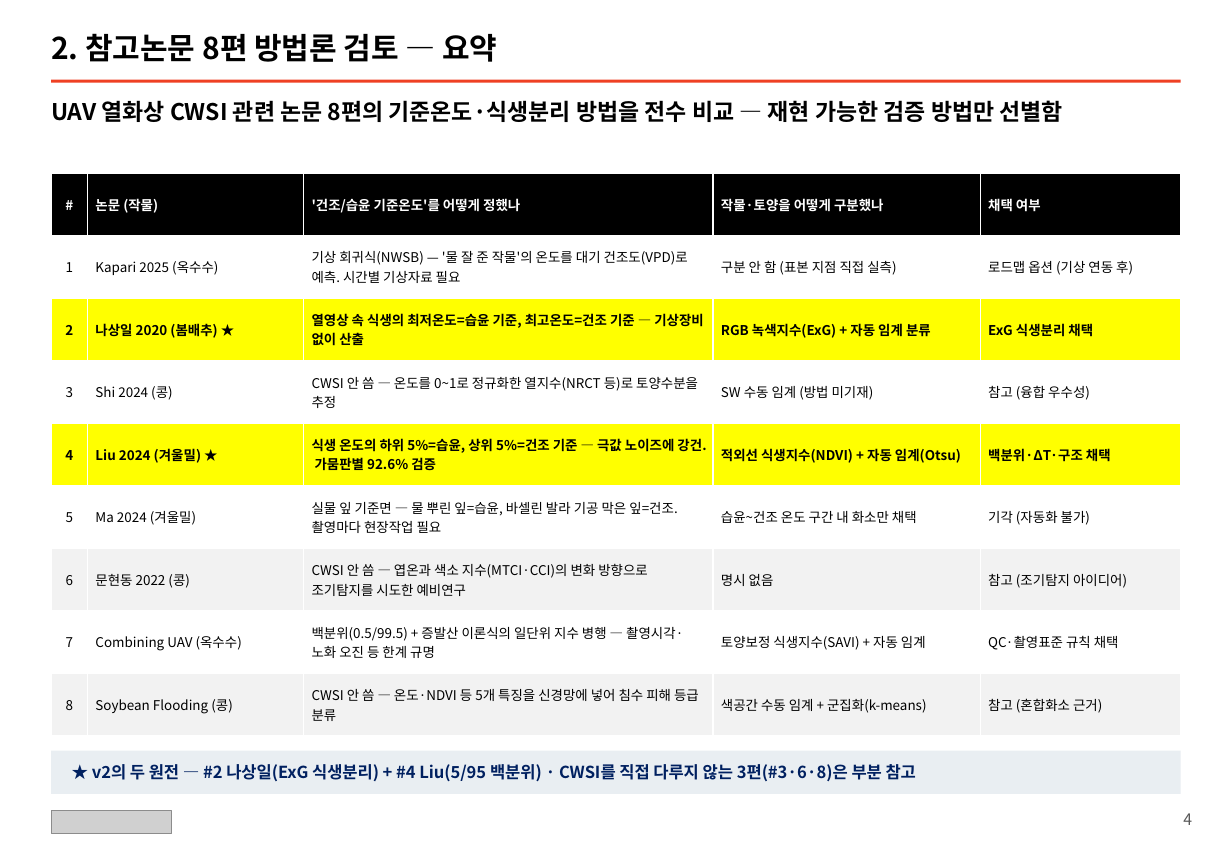
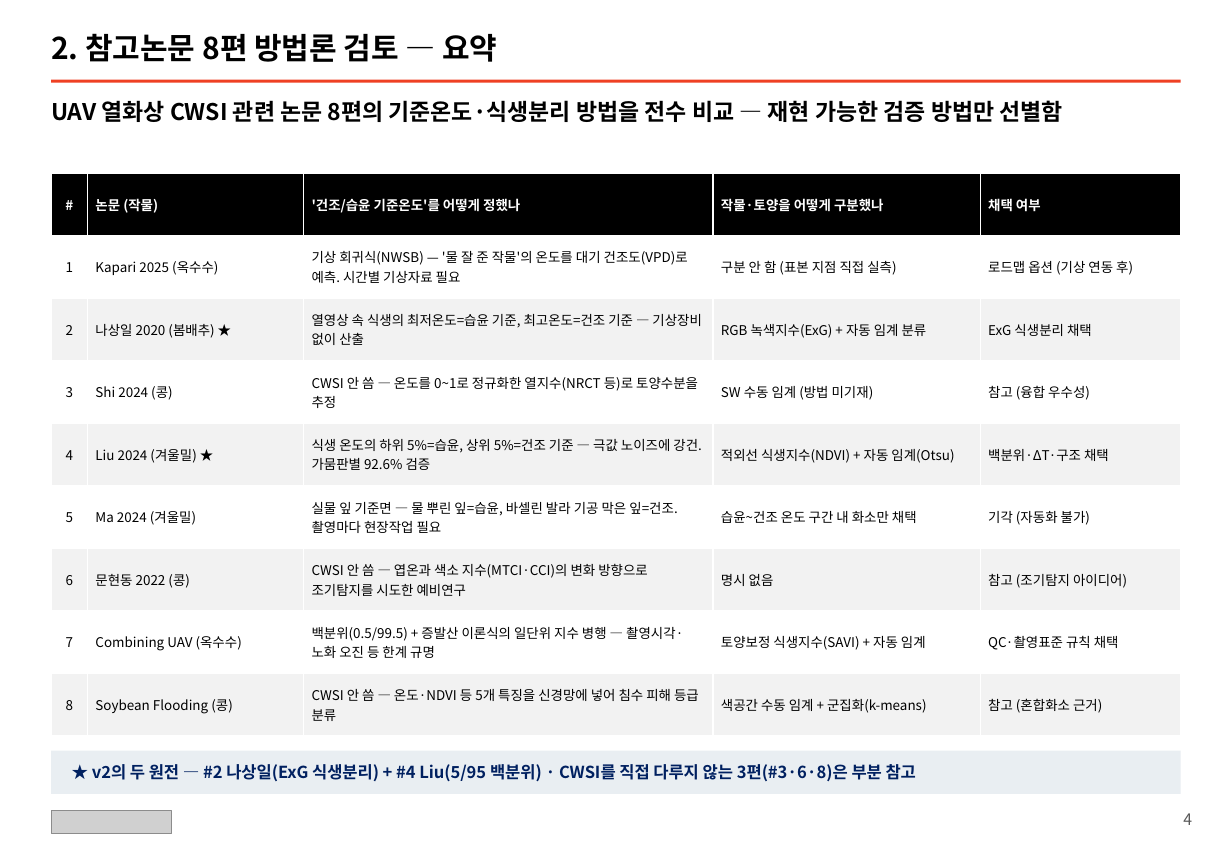
Before and after one commit to sirasony35/thermal-analysis, a slide deck: slide 4 of CWSI_v2_기술이관_대동양식.pptx. Drawn at 1232x853 pixels with LibreOffice and Linux fonts; fonts in the diff are those of the drawing; grey boxes stand for pictures. Boxes give left, top, right and bottom in pixels: in the first picture for what was removed or moved away, otherwise in the second. Text is boxed around its words. In the diff, an @@ line names an element or a change of style, - is before the commit and + after.

```diff
--- a/CWSI_v2_기술이관_대동양식.pptx
+++ b/CWSI_v2_기술이관_대동양식.pptx
@@ table at (x1=51, y1=173, x2=1181, y2=736) @@
@@ fill #FFFF00 to #F2F2F2 in 10 cells @@
@@ highlight #FFFF00 to none in "2", "나상일 2020 (봄배추) ★", "열영상 속 식생의 최저온도=습윤 기준, 최고온도=건조 기준 ...", "RGB 녹색지수(ExG) + 자동 임계 분류" and 1 more places @@
@@ bold off in "2", "나상일 2020 (봄배추) ★", "열영상 속 식생의 최저온도=습윤 기준, 최고온도=건조 기준 ...", "RGB 녹색지수(ExG) + 자동 임계 분류" and 6 more places @@
```
Also in this commit, not shown: 5 other slides changed, 1 slide added, 1 other file.
